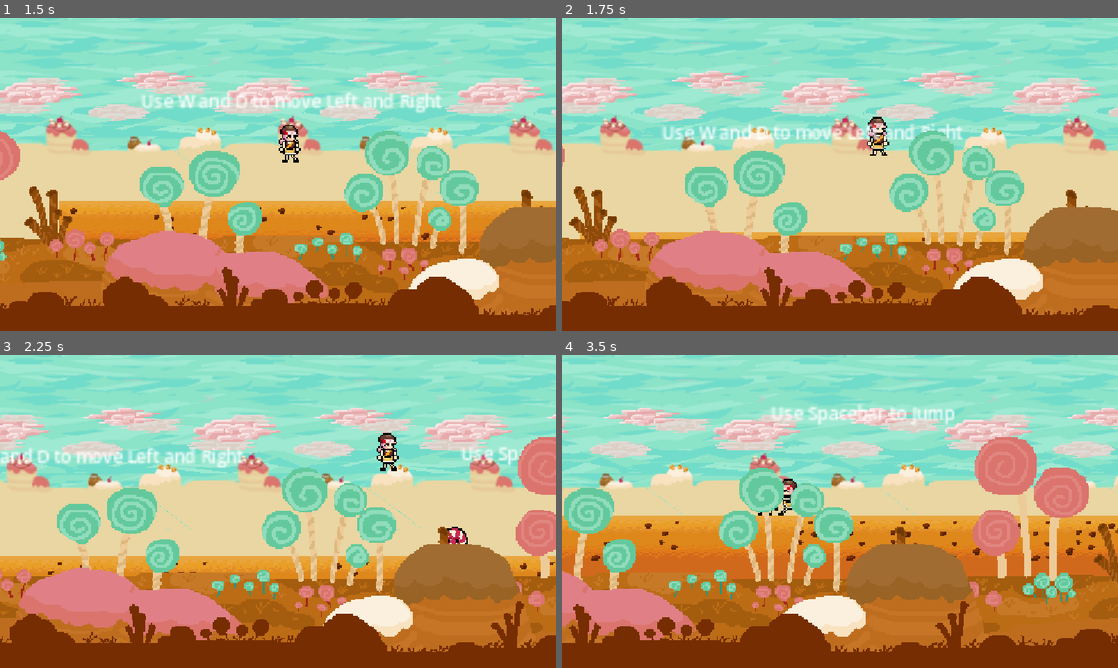
Above: before the commit, frames 1-4 (two rows, left to right).
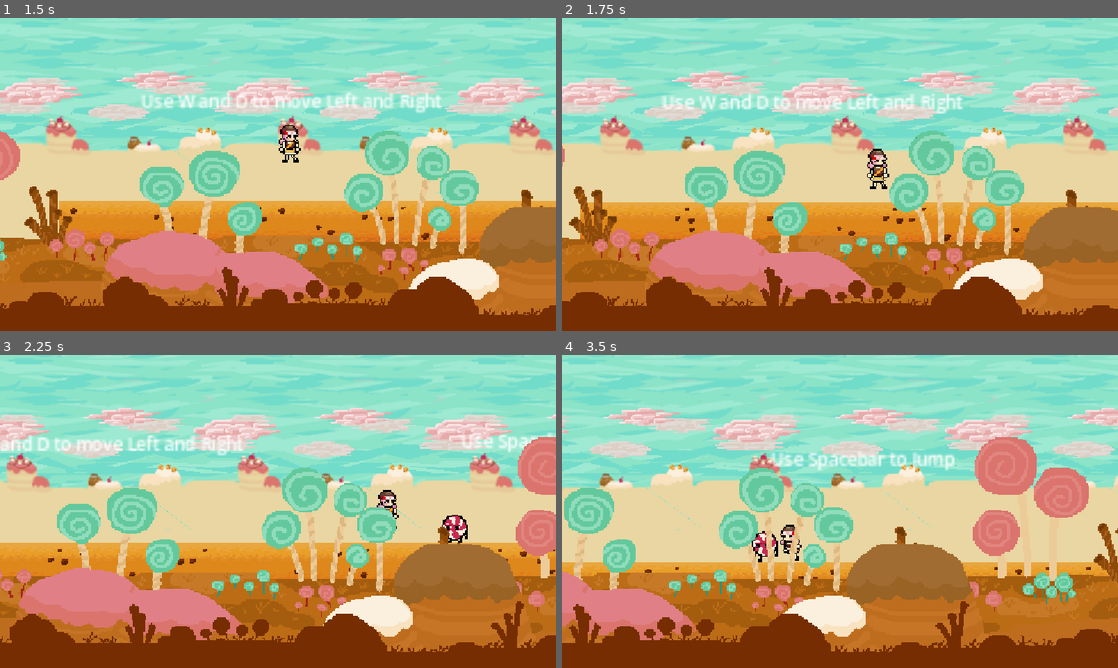
Above: after the commit, the same moments.

Repository: zowlorin/kuki-game
Game: Godot game, scene res://menus/main_menu.tscn
Two runs of this game, one before a commit and one after it. Both use one fixed random seed, a clock stepped at 60 frames per second and the inputs below.
Inputs (mouse positions are in pixels of both pictures, inside the frame that each line leads up to):
- Up to frame 1 (1.5 s): click "play" at 0.5 s; move the mouse to (400, 158) at 1.27 s; hold D (move_right) from 1.28 s (still down); tap Space (move_jump) at 1.35 s; click (400, 158) at 1.42 s
- Up to frame 2 (1.75 s): keep holding D (move_right); tap Space (move_jump) at 1.52 s
- Up to frame 3 (2.25 s): keep holding D (move_right); tap Space (move_jump) at 1.82 s; move the mouse to (166, 527) at 2.02 s; tap Shift (dash) at 2.1 s
- Up to frame 4 (3.5 s): tap Space (move_jump) at 2.27, 2.3, 2.57, 2.85 s; move the mouse to (895, 442) at 2.77 s; release D (move_right) at 2.78 s; hold A (move_left) from 2.78 s (still down)

Frame 1 is identical in both runs. In frame 2, 10% of the frame differs, in the area x 3-100%, y 24-72%; in frame 3, 7.4%; in frame 4, 14%, in the area x 0-100%, y 16-72%.

Commit message:
fixed double jump bug and collision layer names

Diff:
--- a/enemies/peppermint_enemy.tscn
+++ b/enemies/peppermint_enemy.tscn
@@ -52,7 +52,7 @@
 [sub_resource type="RectangleShape2D" id="RectangleShape2D_a4uu3"]
 
 [node name="PeppermintEnemy" type="CharacterBody2D" unique_id=1821056515]
-collision_layer = 128
+collision_layer = 4
 
 [node name="CollisionShape2D" type="CollisionShape2D" parent="." unique_id=1833951829]
 position = Vector2(0, -10)
@@ -66,7 +66,7 @@
 frame_progress = 0.5862487
 
 [node name="Hurtbox" type="Area2D" parent="." unique_id=281055140]
-collision_layer = 4
+collision_layer = 0
 collision_mask = 2
 
 [node name="CollisionShape2D" type="CollisionShape2D" parent="Hurtbox" unique_id=1809388946]
--- a/gameplay/player.gd
+++ b/gameplay/player.gd
@@ -29,6 +29,7 @@
 @onready var dash_frame = Time.get_unix_time_from_system()
 
 @onready var was_on_floor: bool = false
+@onready var jumped_last_frame: bool = false
 @onready var jump_buffered: bool = false
 @onready var on_coyote: bool = false
 @onready var can_dash: bool = true
@@ -39,7 +40,7 @@
 
 @onready var move_speed: float = 0.0
 @onready var move_dash: float = 0.0
-@onready var prev_direction: int = 1
+@onready var prev_direction: float = 1.0
 
 func _ready() -> void:
 	add_state(StateMachine.State.IDLE)
@@ -71,6 +72,7 @@
 	add_state(StateMachine.State.JUMPING)
 	curr_states.erase(StateMachine.State.FALLING)
 	get_tree().call_group("JumpTimers", "stop")
+	jumped_last_frame = true
 	jump_buffered = false
 	on_coyote = false
 
@@ -130,6 +132,7 @@
 		move_dash = 0
 
 	if (((curr_frame - jump_frame) >= jump_duration or is_on_ceiling() or Input.is_action_just_released("move_jump")) and curr_states.has(StateMachine.State.JUMPING)):
+		jumped_last_frame = false
 		fall()
 
 	if (not is_on_floor() and !curr_states.has(StateMachine.State.JUMPING)):
@@ -163,7 +166,7 @@
 
 	move_and_slide()
 
-	if was_on_floor != is_on_floor() and $Helpers/CoyoteTimer.is_stopped():
+	if was_on_floor != is_on_floor() and not jumped_last_frame and $Helpers/CoyoteTimer.is_stopped():
 		$Helpers/CoyoteTimer.start()
 		on_coyote = true
 
--- a/gameplay/player.tscn
+++ b/gameplay/player.tscn
@@ -3,7 +3,6 @@
 [ext_resource type="Script" uid="uid://s5orqn6p1mrb" path="res://gameplay/player.gd" id="1_4flbx"]
 [ext_resource type="Texture2D" uid="uid://kearqfjv7d3x" path="res://assets/kuki/kukiidle.png" id="2_ysoui"]
 [ext_resource type="Texture2D" uid="uid://663tf5l2fynw" path="res://assets/kuki/kukirun.png" id="3_jriu6"]
-[ext_resource type="Script" uid="uid://rcmrxg40iojp" path="res://gameplay/player_health.gd" id="4_jriu6"]
 
 [sub_resource type="Curve" id="Curve_onrkg"]
 _data = [Vector2(0, 1), 0.0, 0.0, 0, 0, Vector2(0.39320388, 1), 0.0, 0.0, 0, 0, Vector2(0.97959197, 0), 0.0, 0.0, 0, 0]
@@ -142,7 +141,7 @@
 size = Vector2(5, 22)
 
 [node name="Player" type="CharacterBody2D" unique_id=1561153767]
-collision_layer = 8
+collision_layer = 2
 script = ExtResource("1_4flbx")
 jump_curve = SubResource("Curve_onrkg")
 jump_duration = 0.3
@@ -162,8 +161,8 @@
 shape = SubResource("RectangleShape2D_ysoui")
 
 [node name="Hurtbox" type="Area2D" parent="." unique_id=426756013]
-collision_layer = 32
-collision_mask = 258
+collision_layer = 0
+collision_mask = 260
 
 [node name="CollisionShape2D" type="CollisionShape2D" parent="Hurtbox" unique_id=713654505]
 position = Vector2(0, -11.5)
@@ -192,7 +191,6 @@
 one_shot = true
 
 [node name="Health" type="Node2D" parent="." unique_id=1261244864]
-script = ExtResource("4_jriu6")
 
 [connection signal="area_entered" from="Hurtbox" to="." method="_on_hurtbox_area_entered"]
 [connection signal="timeout" from="Helpers/JumpBufferer" to="." method="_on_jump_bufferer_timeout"]
--- a/project.godot
+++ b/project.godot
@@ -52,14 +52,9 @@
 
 [layer_names]
 
-2d_physics/layer_1="World Collision"
-2d_physics/layer_2="Hazard Hitbox"
-2d_physics/layer_4="Player Collision"
-2d_physics/layer_5="Player Hitbox"
-2d_physics/layer_6="Player Hurtbox"
-2d_physics/layer_8="Enemy Collision"
-2d_physics/layer_9="Enemy Hitbox"
-2d_physics/layer_10="Enemy Hurtbox"
+2d_physics/layer_1="World"
+2d_physics/layer_2="Player"
+2d_physics/layer_3="Enemy"
 
 [physics]
 
